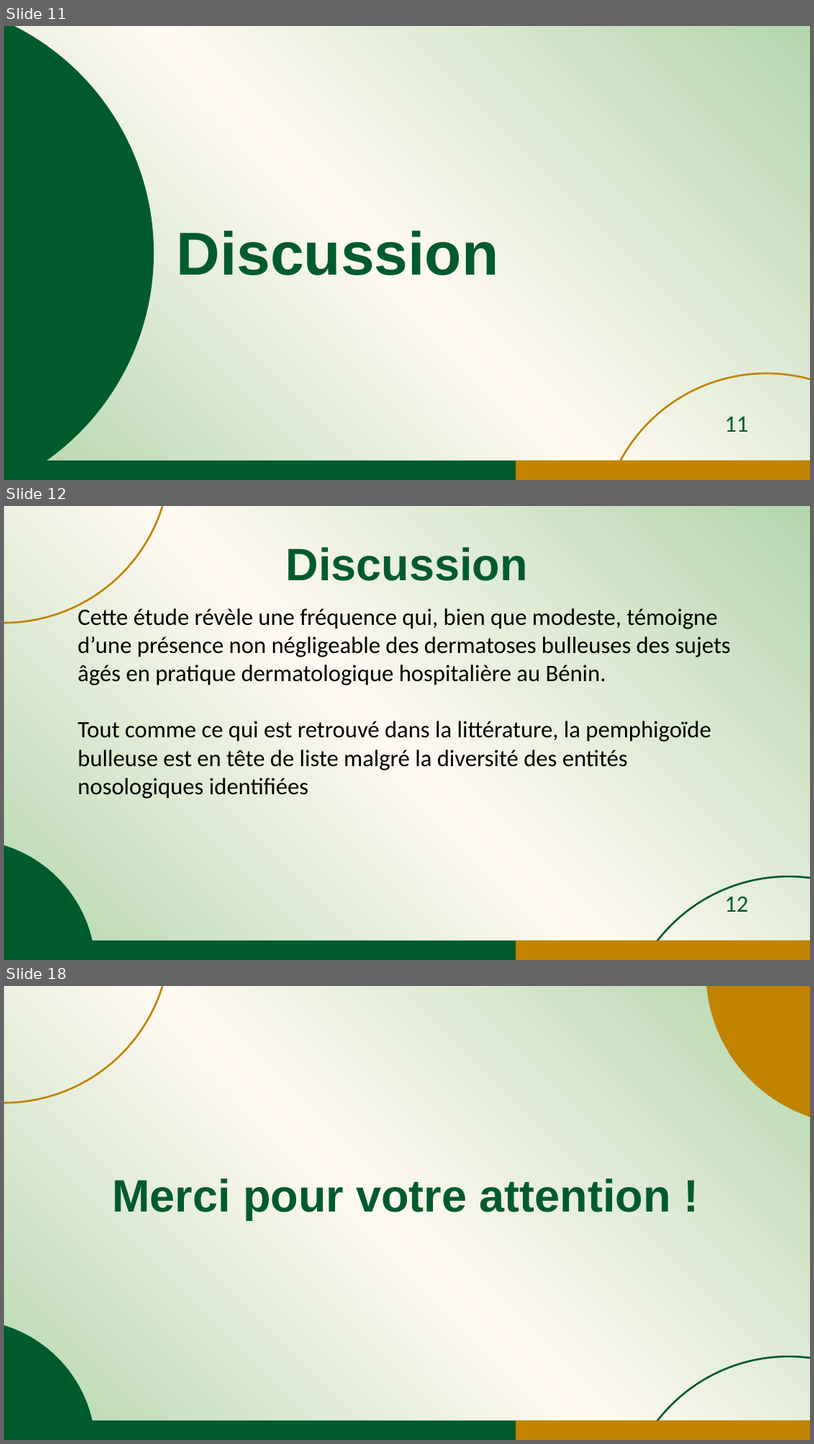
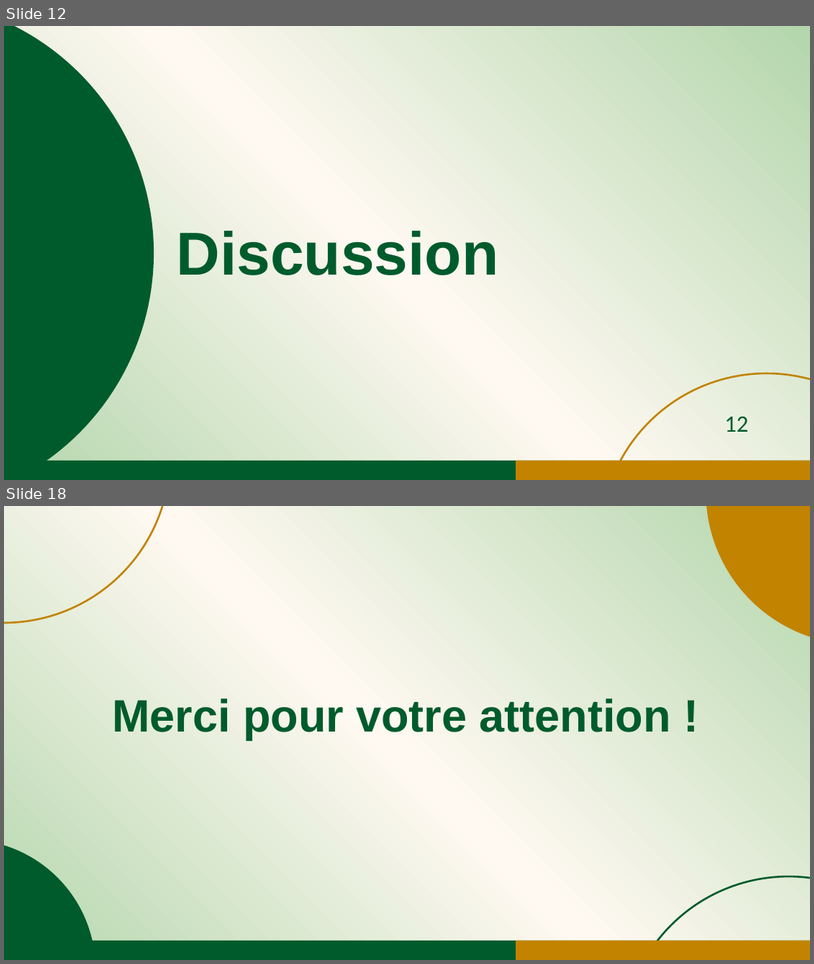
Before and after one commit to jicorporate/GFMP, a slide deck: Communication Orale_JDA1_sujets agés_30mai.pptx. Shown one above the other, each under a label of ours: slides 11, 12 and 18 before the commit, slides 12 and 18 after it; the slides between them are not shown. The pictures are 814x1444 and 814x964 pixels, drawn with LibreOffice and Linux fonts; fonts in the diff are those of the drawing. Boxes give left, top, right and bottom in pixels: in the first picture for what was removed or moved away, otherwise in the second. Text is boxed around its words. In the diff, an @@ line names an element or a change of style, - is before the commit and + after.

```diff
--- a/Communication Orale_JDA1_sujets agés_30mai.pptx
+++ b/Communication Orale_JDA1_sujets agés_30mai.pptx
@@ slide 12 removed at bbox=[4, 506, 810, 960], background gradient #B3D6AC to #FFF9F2 @@
@@ ellipse removed at bbox=[4, 506, 170, 623] @@
@@ text removed at bbox=[286, 547, 528, 581] @@
-Discussion
@@ subtitle removed at bbox=[77, 605, 730, 798] @@
-Cette étude révèle une fréquence qui, bien que modeste, témoigne d’une présence non négligeable des dermatoses bulleuses des sujets âgés en pratique dermatologique hospitalière au Bénin.
-Tout comme ce qui est retrouvé dans la littérature, la pemphigoïde bulleuse est en tête de liste malgré la diversité des entités nosologiques identifiées
@@ ellipse removed at bbox=[4, 839, 95, 960] @@
@@ ellipse removed at bbox=[623, 876, 810, 960] @@
@@ page number removed at bbox=[725, 896, 748, 911] @@
-12
@@ rectangle removed at bbox=[4, 940, 810, 960] @@
@@ rectangle removed at bbox=[517, 940, 810, 960] @@
@@ what was slide 11 is now slide 12 @@
@@ page number at bbox=[725, 416, 748, 431]: text changed @@
-11
+12
```
Also in this commit, not shown: 3 slides changed, 5 slides added, 4 other slides removed.
